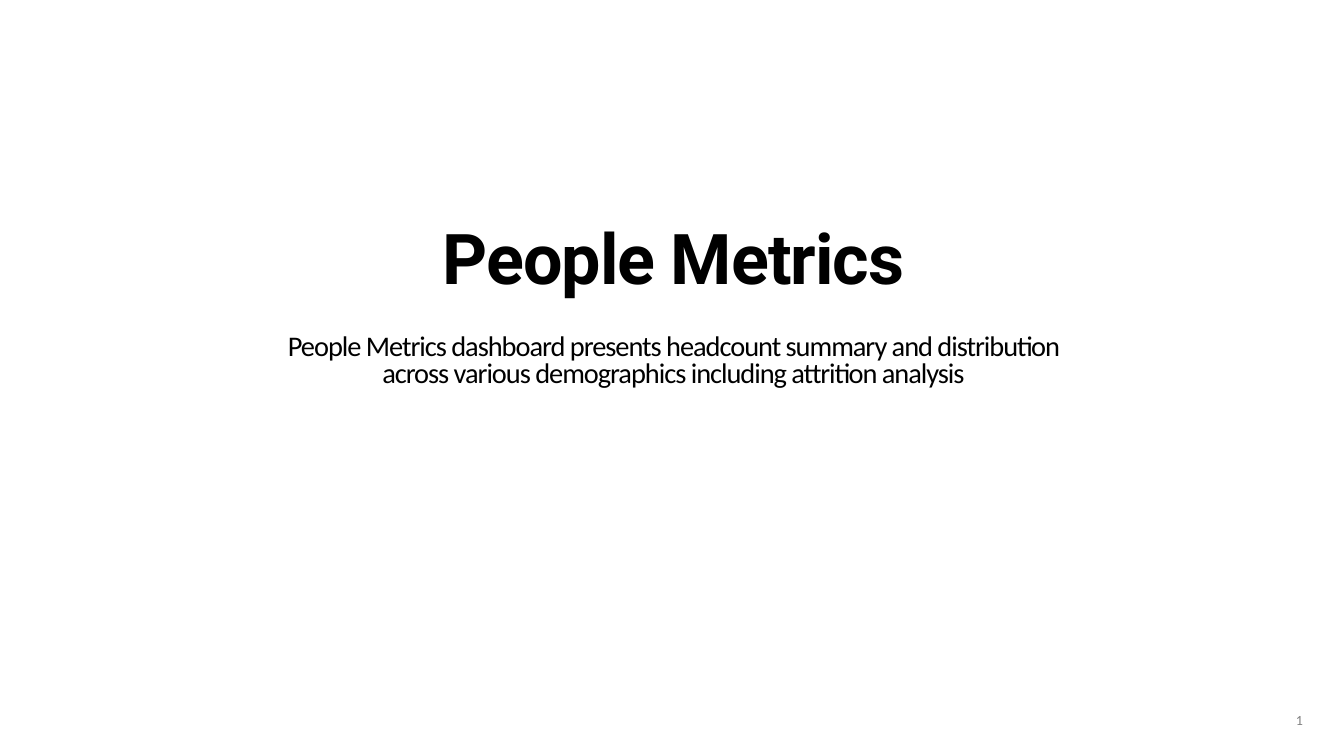
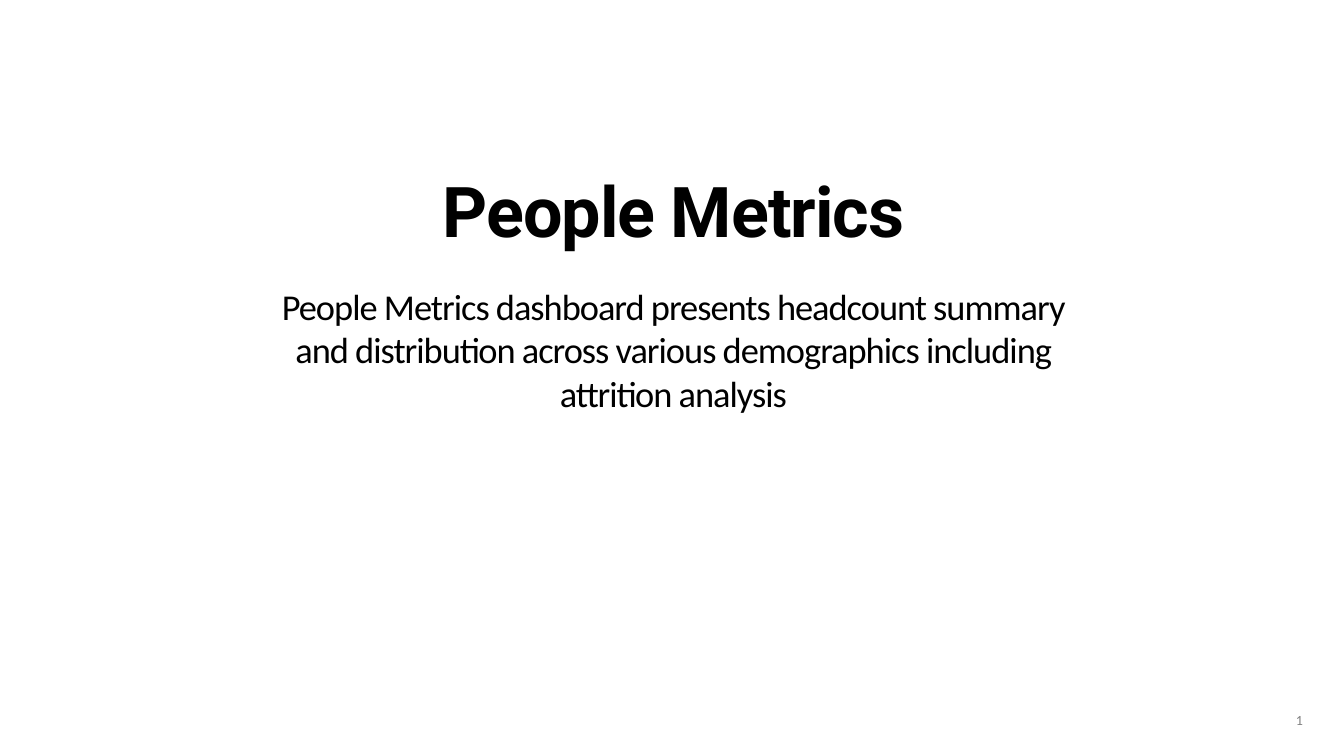
Before and after one commit to anup-jana/PowerBI, a slide deck: slide 1 of Banner & Images.pptx. Drawn at 1344x756 pixels with LibreOffice and Linux fonts; fonts in the diff are those of the drawing; background and template pictures are left out. Boxes give left, top, right and bottom in pixels: in the first picture for what was removed or moved away, otherwise in the second. Text is boxed around its words. In the diff, an @@ line names an element or a change of style, - is before the commit and + after.

```diff
--- a/Banner & Images.pptx
+++ b/Banner & Images.pptx
@@ title "People Metrics": place and size @@
-title "People Metrics" at [442,231,904,299]
+title "People Metrics" at [442,184,904,252]
@@ text "People Metrics dashboard presents headcount ...": place and size @@
-text "People Metrics dashboard presents headcount ..." at [288,336,1060,388]
+text "People Metrics dashboard presents headcount ..." at [282,294,1065,413]
@@ text "People Metrics dashboard presents headcount ..." at [282,294,1065,413]: size 20.3 to 26 pt; line spacing 0.8 to 1 @@
```
Also in this commit, not shown: 3 other slides changed.
